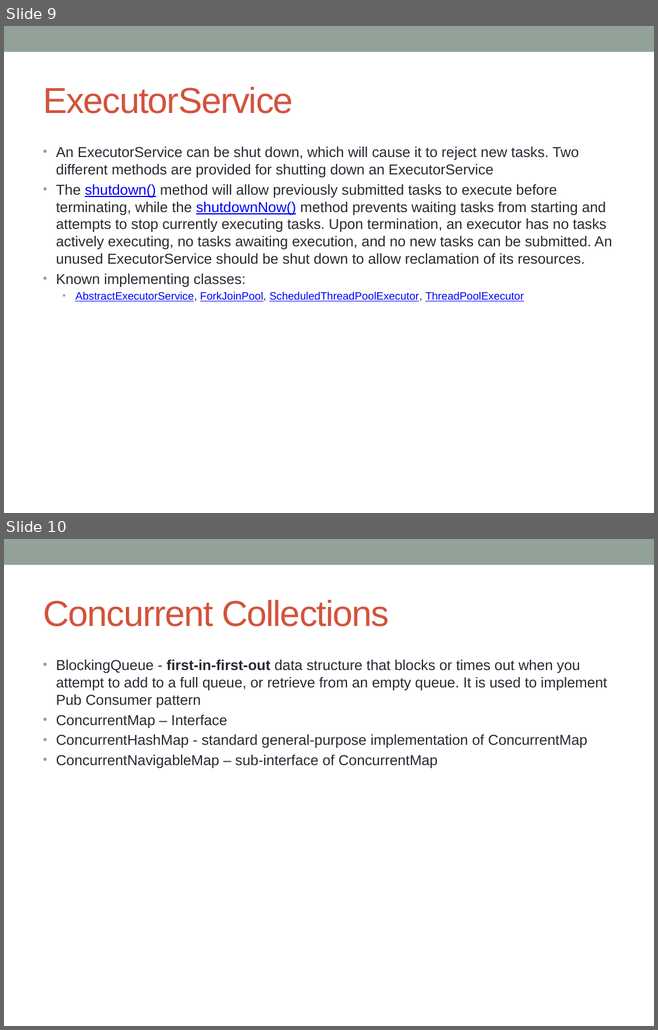
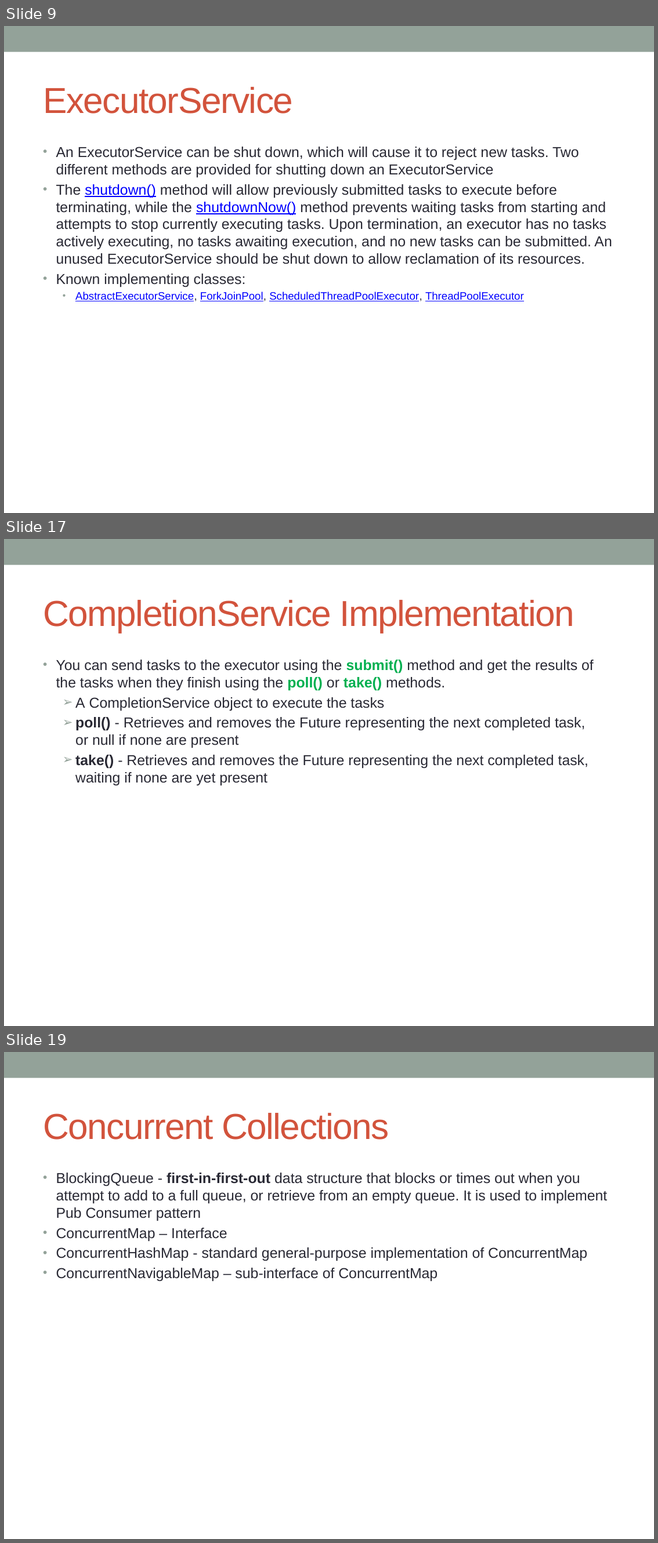
Before and after one commit to notionquest/ProjectDocumentation, a slide deck: MultiThreading.pptx. Shown one above the other, each under a label of ours: slides 9 and 10 before the commit, slides 9, 17 and 19 after it; the slides between them are not shown. The pictures are 658x1030 and 658x1543 pixels, drawn with LibreOffice and Linux fonts; fonts in the diff are those of the drawing. Boxes give left, top, right and bottom in pixels: in the first picture for what was removed or moved away, otherwise in the second. Text is boxed around its words. In the diff, an @@ line names an element or a change of style, - is before the commit and + after.

Commit message:
Executor in detail, Future and Callable difference

```diff
--- a/MultiThreading.pptx
+++ b/MultiThreading.pptx
@@ slide 17 added at (4,539,654,1026), background #FFFFFF; not listed: 1 template element that a slide beside it also shows @@
@@ title added at (43,600,574,633), 40 pt, text #D2533C @@
+CompletionService Implementation
@@ text added at (56,660,593,785), 16 pt, text #292934 @@
+• You can send tasks to the executor using the submit() method and get the results of the tasks when they finish using the poll() or take() methods.
+  ➢ A CompletionService object to execute the tasks
+  ➢ poll() - Retrieves and removes the Future representing the next completed task, or null if none are present
+  ➢ take() - Retrieves and removes the Future representing the next completed task, waiting if none are yet present
@@ what was slide 10 is now slide 19 @@
```
Also in this commit, not shown: 8 other slides added.
